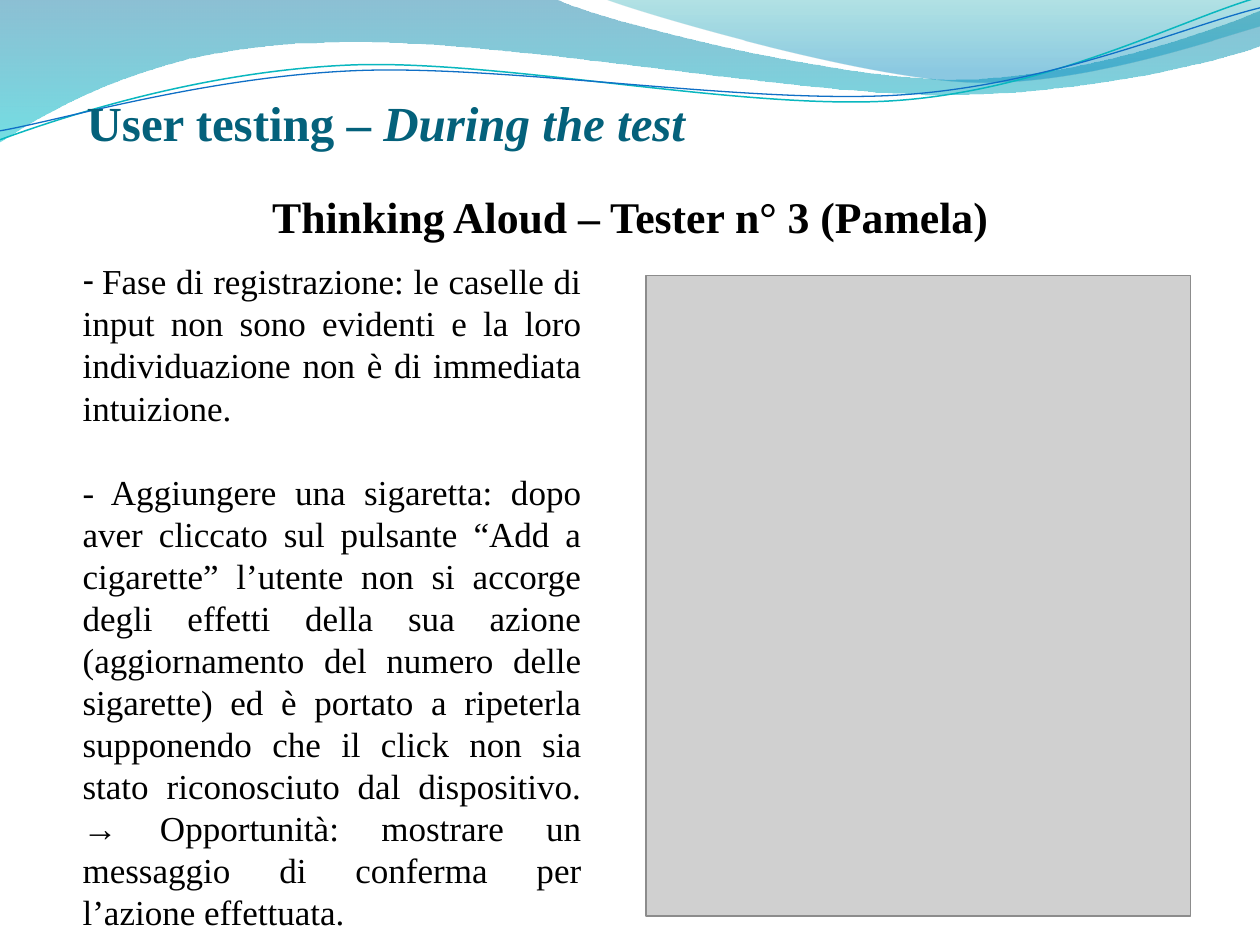
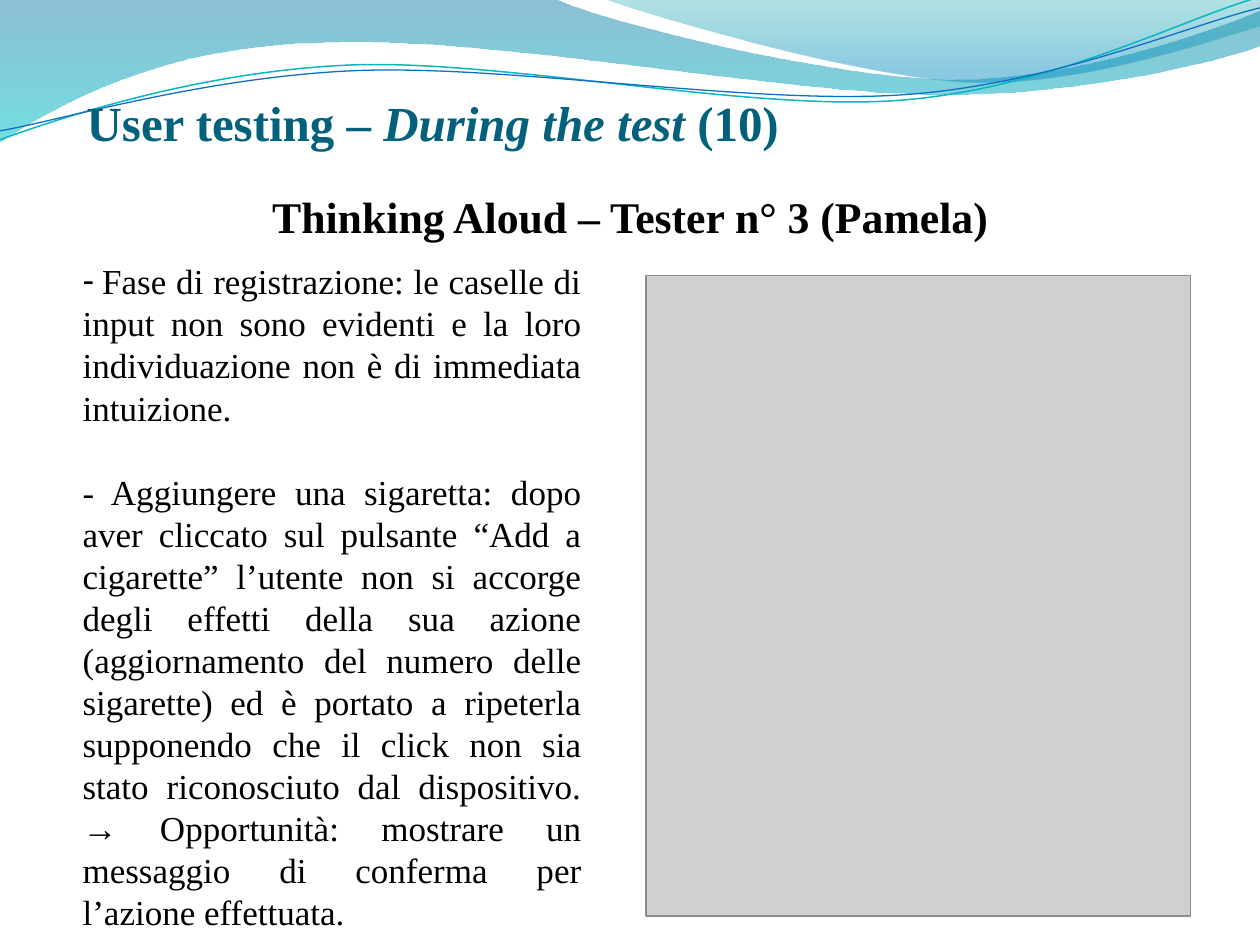
Before and after one commit to giusmastro91/Cognitive-systems, a slide deck: slide 32 of Prova_6/Leone_Mastrosimone_PresentazioneProgetto.pptx. Drawn at 1260x945 pixels with LibreOffice and Linux fonts; fonts in the diff are those of the drawing; grey boxes stand for pictures; background and template pictures are left out. Boxes give left, top, right and bottom in pixels: in the first picture for what was removed or moved away, otherwise in the second. Text is boxed around its words. In the diff, an @@ line names an element or a change of style, - is before the commit and + after.

```diff
--- a/Prova_6/Leone_Mastrosimone_PresentazioneProgetto.pptx
+++ b/Prova_6/Leone_Mastrosimone_PresentazioneProgetto.pptx
@@ title at (87,103,779,151): text changed; italic off @@
-User testing – During the test
+User testing – During the test (10)
```
Also in this commit, not shown: 21 other slides changed.
